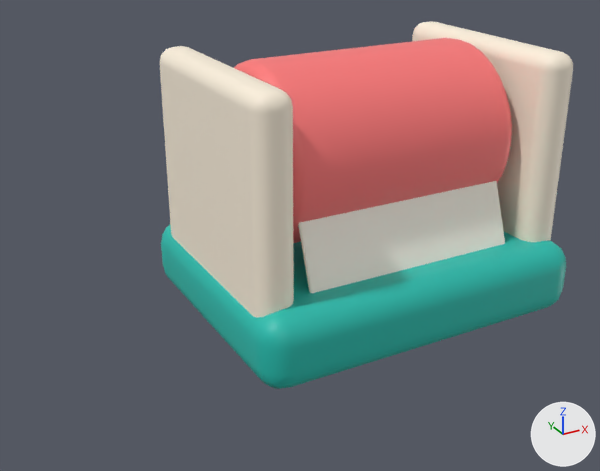
Before and after pictures for a commit that changed the FBX model EvolutionShop/Assets/EvolutionShop/Resources/Art/GrowthKit/CounterBags.fbx.
The view is the same before and after, from a 50 mm lens placed at (0.351, -0.634, 1.384), pointed at (0.637, -0.114, 1.124). The lights are fixed; the arrows at lower right show +X, +Y and +Z. The older version comes first. Where no turn or scale is listed for an object, it has been applied to the vertices.

The older version as bpy lines, for what is in view:
```python
me_cube_059 = bpy.data.meshes.new('Cube.059')
me_cube_059.from_pydata(...)  # 864 vertices, 826 faces; spans x 0.56..0.84, y -0.21..0.01, z 1.05..1.26
# faces by material slot: [150, 300, 226, 150]
me_cube_059.materials.append(mat_gk_teal)  # cyan #22bfb0
me_cube_059.materials.append(mat_gk_cream)  # pale yellow #fff3df
me_cube_059.materials.append(mat_gk_coral)  # red #ff7a7a
me_cube_059.materials.append(mat_gk_paper)  # white #fffbef
ob_counterbags_mesh = bpy.data.objects.new('CounterBags mesh', me_cube_059)
ob_counterbags_mesh.location = (0.0, 0.0, 0.0)
```
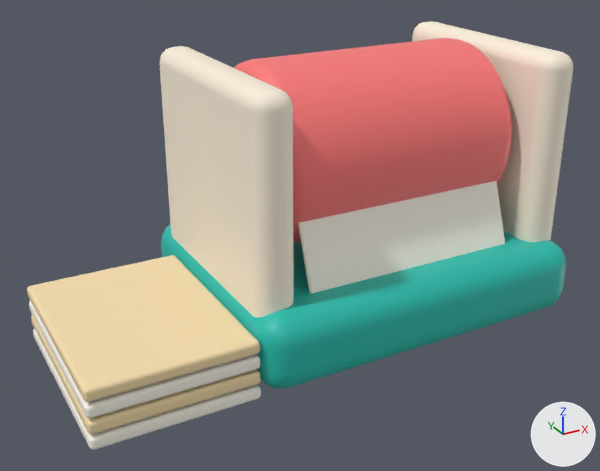
Boxes (x1, y1, x2, y2) around the edits, measured in the pictures (600 x 471 px):
'CounterBags mesh', reshaped (32% wider, 17% taller)
    before: (160, 21, 573, 389)
    after: (27, 21, 573, 450)
part 1 of me_cube_059, added
    after: (33, 328, 261, 450)
part 2 of me_cube_059, added
    after: (31, 315, 261, 434)
part 3 of me_cube_059, added
    after: (29, 301, 260, 418)
part 4 of me_cube_059, added (beige)
    after: (27, 255, 260, 402)

Edits to the bpy script that builds the scene:
```text
Add mat_gk_sand:
    mat_gk_sand = principled_material('GK_Sand')
    mat_gk_sand.base_color = (0.93, 0.738, 0.423)  # beige #f7dfae
Change me_cube_059:
    used by ob_counterbags_mesh; location = (0.0, 0.0, 0.0)
    remove me_cube_059.from_pydata(...)  # 864 vertices, 826 faces; spans x 0.56..0.84, y -0.21..0.01, z 1.05..1.26
    add me_cube_059.from_pydata(...)  # 1472 vertices, 1426 faces; spans x 0.44..0.84, y -0.21..0.01, z 1.05..1.26
    me_cube_059 part 1: a new loose piece of 152 vertices spanning x 0.44..0.56, y -0.2..-0.04, z 1.05..1.06, in mat_gk_paper (white #fffbef)
    me_cube_059 part 2: a new loose piece of 152 vertices spanning x 0.44..0.56, y -0.2..-0.04, z 1.062..1.072, in mat_gk_sand (beige #f7dfae)
    me_cube_059 part 3: a new loose piece of 152 vertices spanning x 0.44..0.56, y -0.2..-0.04, z 1.074..1.084, in mat_gk_paper (white #fffbef)
    me_cube_059 part 4: a new loose piece of 152 vertices spanning x 0.44..0.56, y -0.2..-0.04, z 1.086..1.096, in mat_gk_sand (beige #f7dfae)
    add me_cube_059.materials.append(mat_gk_sand)  # beige #f7dfae
```
